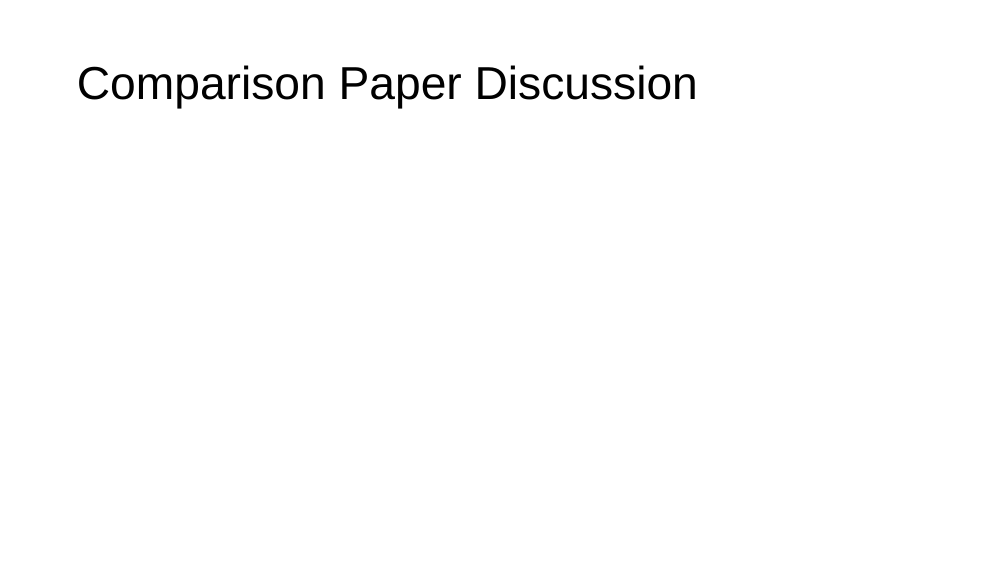
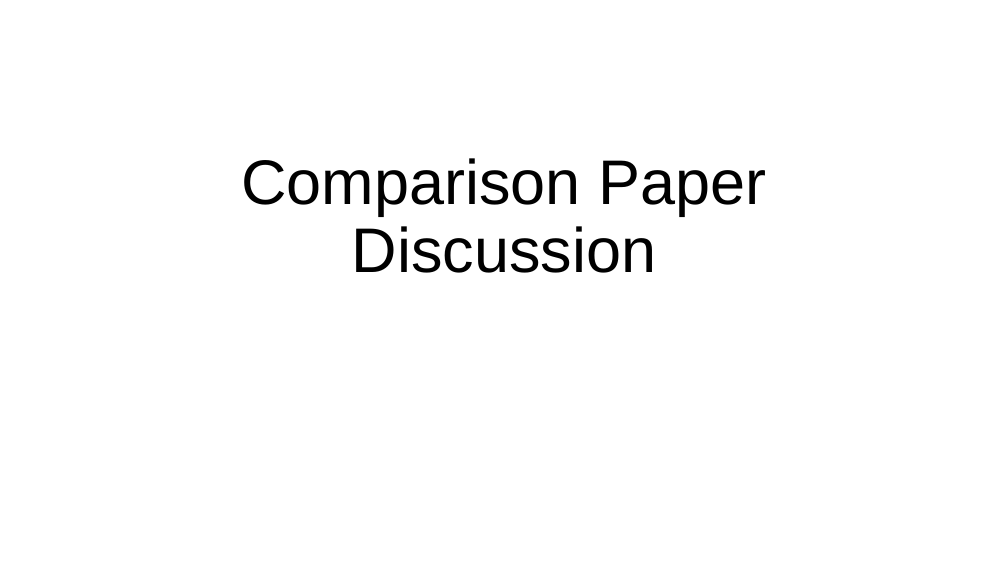
Before and after one commit to columbiaviz/columbiaviz.github.io, a slide deck: slide 7 of 2020s_w6998/lecs/05_tasks.pptx (slide 8 before the commit). Drawn at 1008x567 pixels with LibreOffice and Linux fonts; fonts in the diff are those of the drawing. Boxes give left, top, right and bottom in pixels: in the first picture for what was removed or moved away, otherwise in the second. Text is boxed around its words. In the diff, an @@ line names an element or a change of style, - is before the commit and + after.

```diff
--- a/2020s_w6998/lecs/05_tasks.pptx
+++ b/2020s_w6998/lecs/05_tasks.pptx
@@ title "Comparison Paper Discussion": place and size @@
-title "Comparison Paper Discussion" at (77, 65, 698, 109)
+title "Comparison Paper Discussion" at (241, 158, 766, 273)
@@ title "Comparison Paper Discussion" at (241, 158, 766, 273): size 44 to 60 pt; alignment left to centre; vertical alignment middle to bottom @@
```
Also in this commit, not shown: 2 other slides changed, 9 slides added, 5 slides removed.
